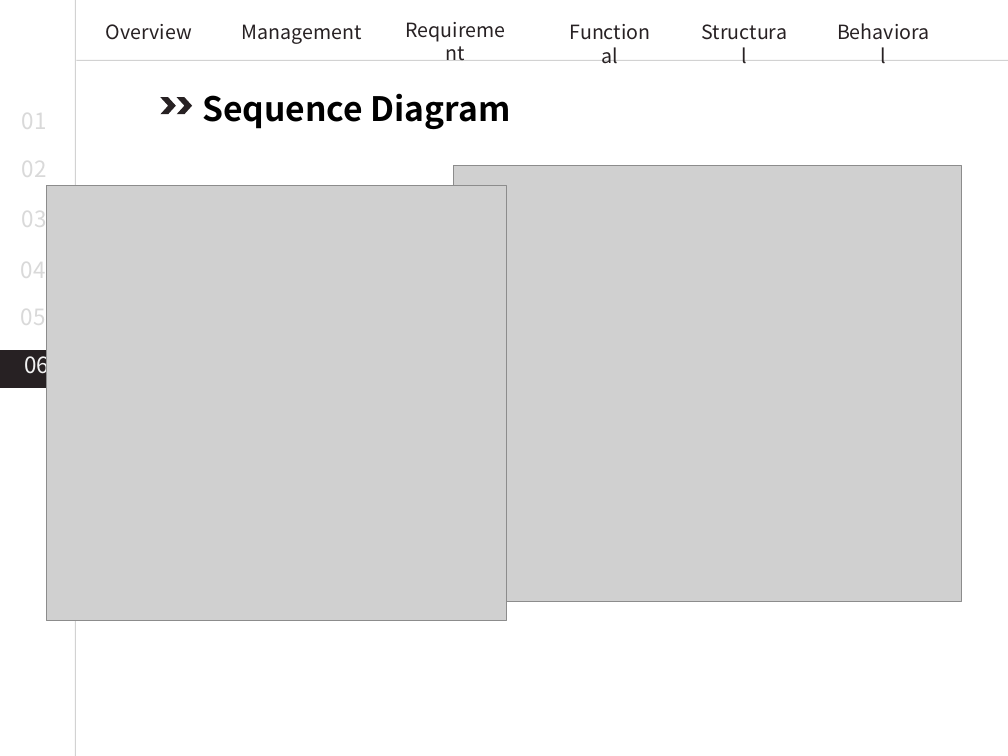
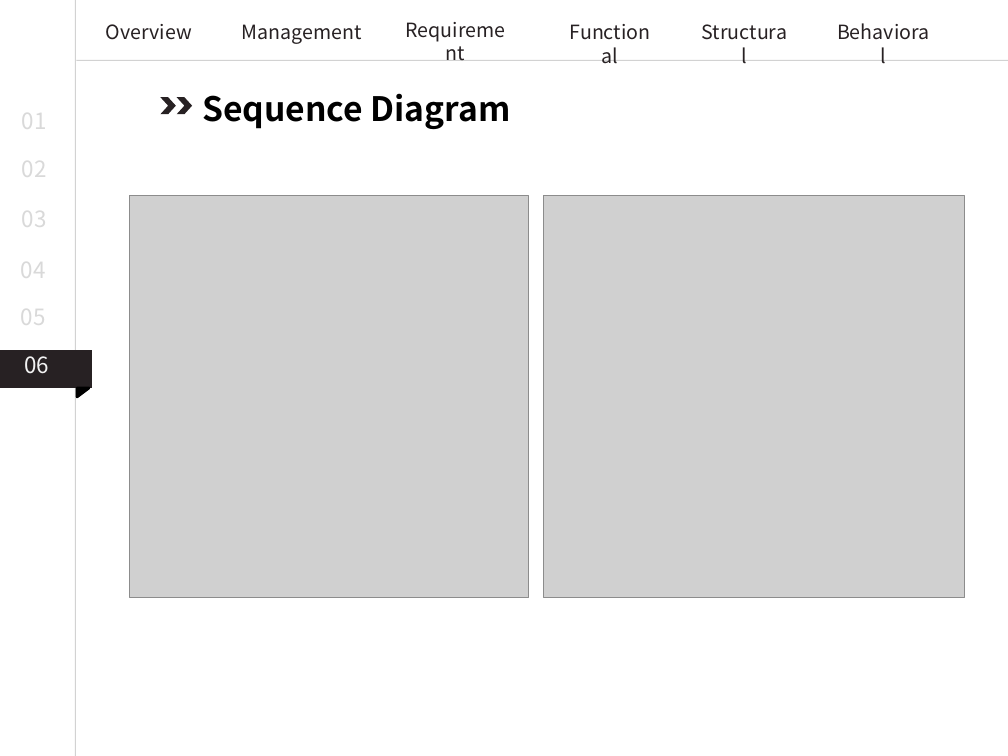
Before and after one commit to JoDongHyuen/KNUSD-20202-Team1, a slide deck: slide 33 of 11월 9일 회의내용/시스템 상세설계.pptx (slide 30 before the commit). Drawn at 1008x756 pixels with LibreOffice and Linux fonts; fonts in the diff are those of the drawing; grey boxes stand for pictures. Boxes give left, top, right and bottom in pixels: in the first picture for what was removed or moved away, otherwise in the second. Text is boxed around its words. In the diff, an @@ line names an element or a change of style, - is before the commit and + after.

```diff
--- a/11월 9일 회의내용/시스템 상세설계.pptx
+++ b/11월 9일 회의내용/시스템 상세설계.pptx
@@ picture: place and size @@
-picture at (46, 185, 506, 621)
+picture at (130, 196, 529, 598)
@@ picture: place and size @@
-picture at (454, 166, 961, 602)
+picture at (543, 196, 965, 598)
@@ right triangle added at (77, 388, 89, 397), fill #000000, outline #000000 2 pt @@
```
Also in this commit, not shown: 24 other slides changed, 3 slides added.
